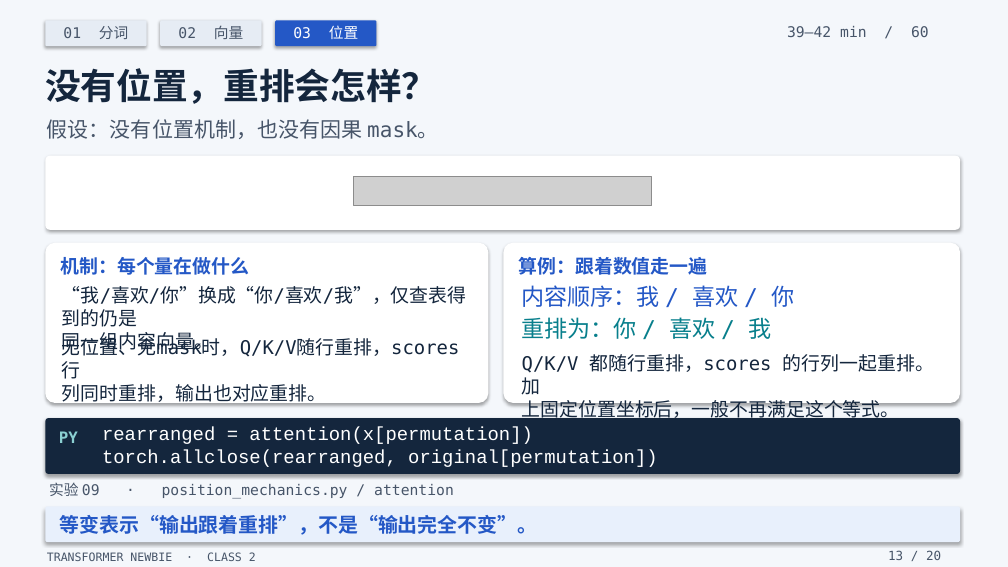
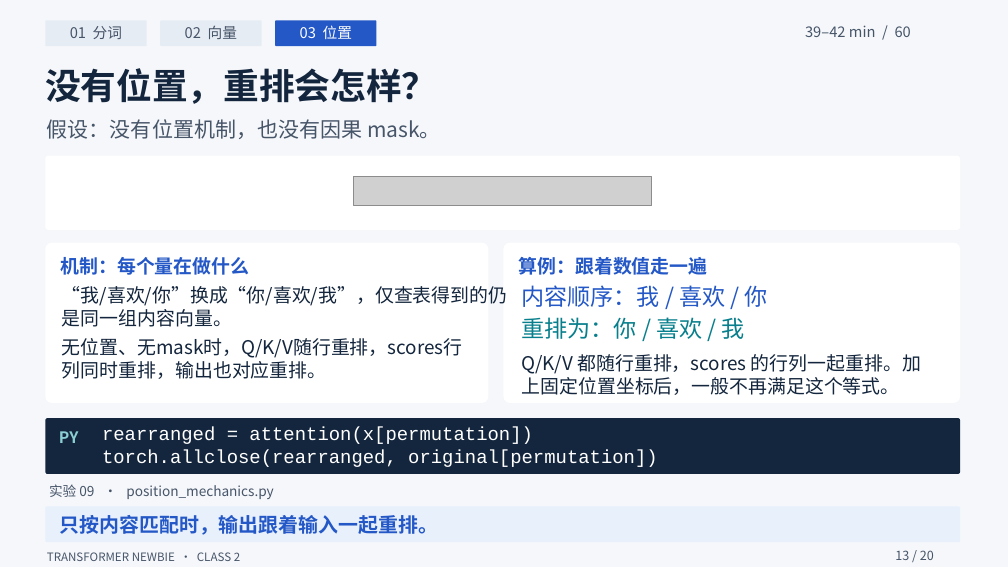
Before and after one commit to yangzy723/Transformer-Newbie, a slide deck: slide 13 of class2/class2_tokens_embeddings_positions.pptx. Drawn at 1008x567 pixels with LibreOffice and Linux fonts; fonts in the diff are those of the drawing; grey boxes stand for pictures. Boxes give left, top, right and bottom in pixels: in the first picture for what was removed or moved away, otherwise in the second. Text is boxed around its words. In the diff, an @@ line names an element or a change of style, - is before the commit and + after.

Commit message:
Clarify class 2 slide layout and teach RoPE through rotation diagrams

```diff
--- a/class2/class2_tokens_embeddings_positions.pptx
+++ b/class2/class2_tokens_embeddings_positions.pptx
@@ background #F7F5EF to #FFFFFF @@
@@ rectangle at (0, 0, 1008, 567): fill #F4F7FB to #F5F7FA; shadow off @@
@@ text at (62, 286, 507, 327): text changed; font DejaVu Sans Mono to Noto Sans CJK SC @@
-“我/喜欢/你”换成“你/喜欢/我”，仅查表得到的仍是
-同一组内容向量。
+“我/喜欢/你”换成“你/喜欢/我”，仅查表得到的仍
+是同一组内容向量。
@@ font DejaVu Sans Mono to Noto Sans CJK SC in 11 elements at (70, 26, 122, 39), (185, 26, 237, 39), (300, 25, 352, 39), (805, 25, 911, 37), (47, 119, 441, 139), (47, 552, 240, 561), (895, 550, 934, 560), (62, 338, 463, 379), (522, 285, 768, 307), (522, 317, 745, 339), (522, 354, 921, 395) @@
@@ shadow off; proportions changed in 8 elements at (45, 20, 147, 46), (160, 20, 262, 46), (275, 20, 377, 46), (45, 507, 960, 542), (45, 156, 960, 230), (45, 243, 488, 403), (504, 243, 960, 403), (45, 418, 960, 474) @@
@@ text at (49, 484, 274, 499): text changed; size 14 to 13 pt; font DejaVu Sans Mono to Noto Sans CJK SC @@
-实验 09 · position_mechanics.py / attention
+实验 09 · position_mechanics.py
@@ text at (60, 515, 438, 535): text changed; font DejaVu Sans Mono to Noto Sans CJK SC @@
-等变表示“输出跟着重排”，不是“输出完全不变”。
+只按内容匹配时，输出跟着输入一起重排。
```
Also in this commit, not shown: 18 other slides changed, 1 slide added, 1 slide removed, 29 other files.
